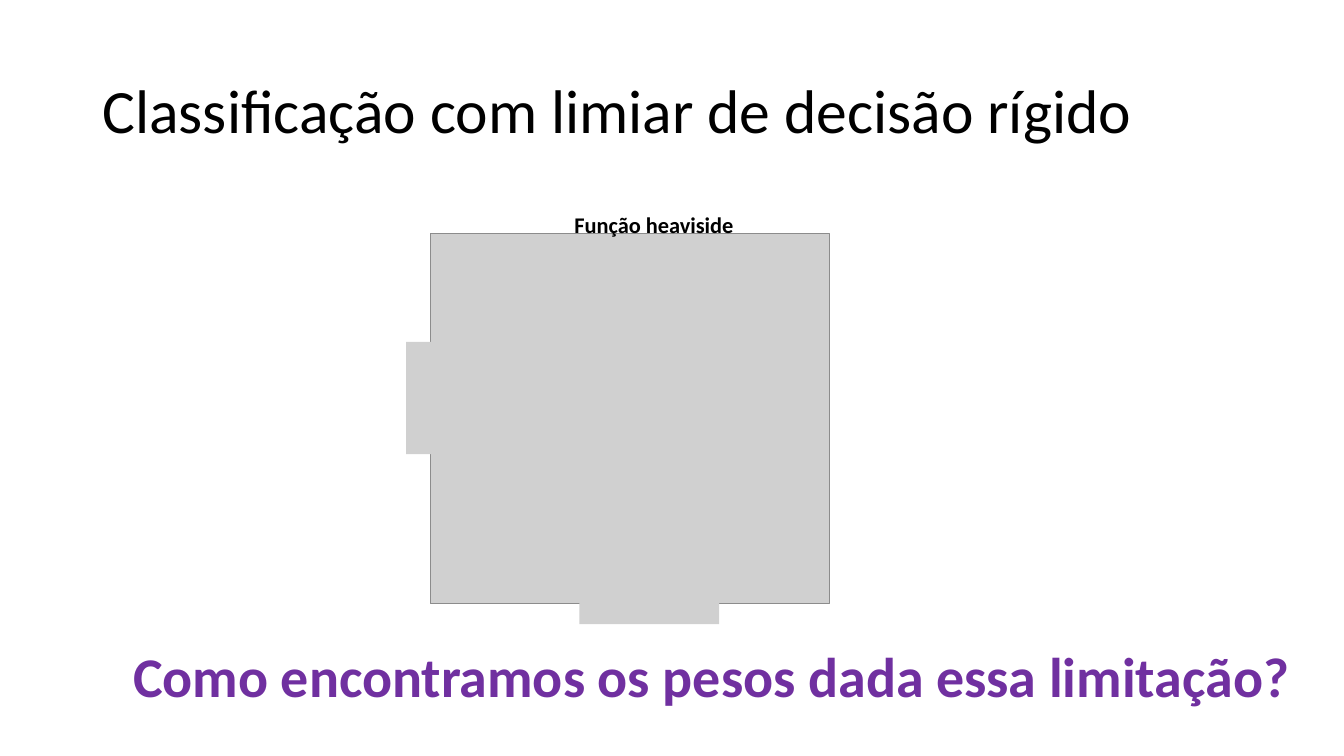
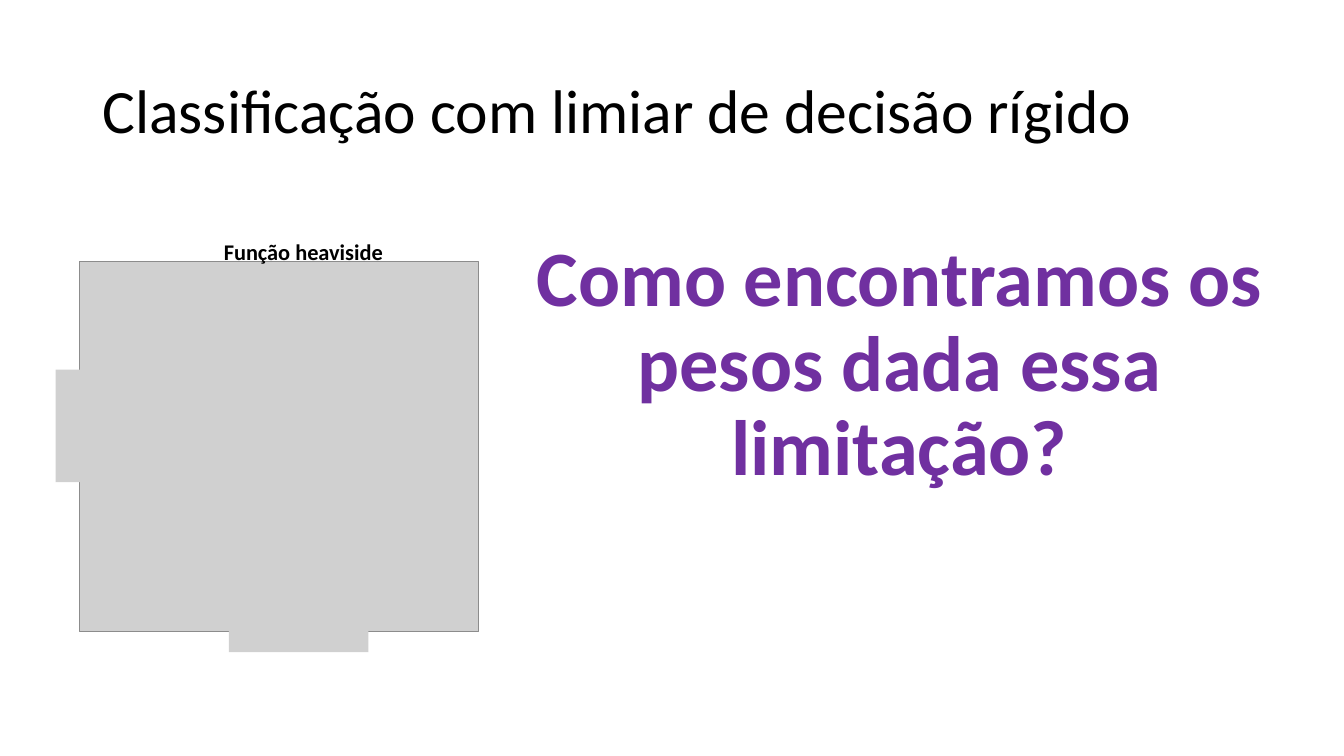
Before and after one commit to zz4fap/t320_aprendizado_de_maquina, a slide deck: slide 15 of slides/T320_Classificação (Parte II).pptx (slide 14 before the commit). Drawn at 1344x756 pixels with LibreOffice and Linux fonts; fonts in the diff are those of the drawing; grey boxes stand for pictures. Boxes give left, top, right and bottom in pixels: in the first picture for what was removed or moved away, otherwise in the second. Text is boxed around its words. In the diff, an @@ line names an element or a change of style, - is before the commit and + after.

```diff
--- a/slides/T320_Classificação (Parte II).pptx
+++ b/slides/T320_Classificação (Parte II).pptx
@@ 2 pictures, 1 text moved together from (x1=406, y1=214, x2=734, y2=624) to (x1=56, y1=242, x2=383, y2=652) @@
@@ text "Como encontramos os pesos dada ..." moved from (x1=133, y1=657, x2=1289, y2=707) to (x1=537, y1=254, x2=1261, y2=488) @@
@@ text "Como encontramos os pesos dada ..." at (x1=537, y1=254, x2=1261, y2=488): size 40 to 56 pt @@
@@ picture moved from (x1=431, y1=234, x2=830, y2=604) to (x1=80, y1=261, x2=479, y2=631) @@
```
Also in this commit, not shown: 2 other slides changed, 2 slides added, 1 slide removed, 2 other files.
